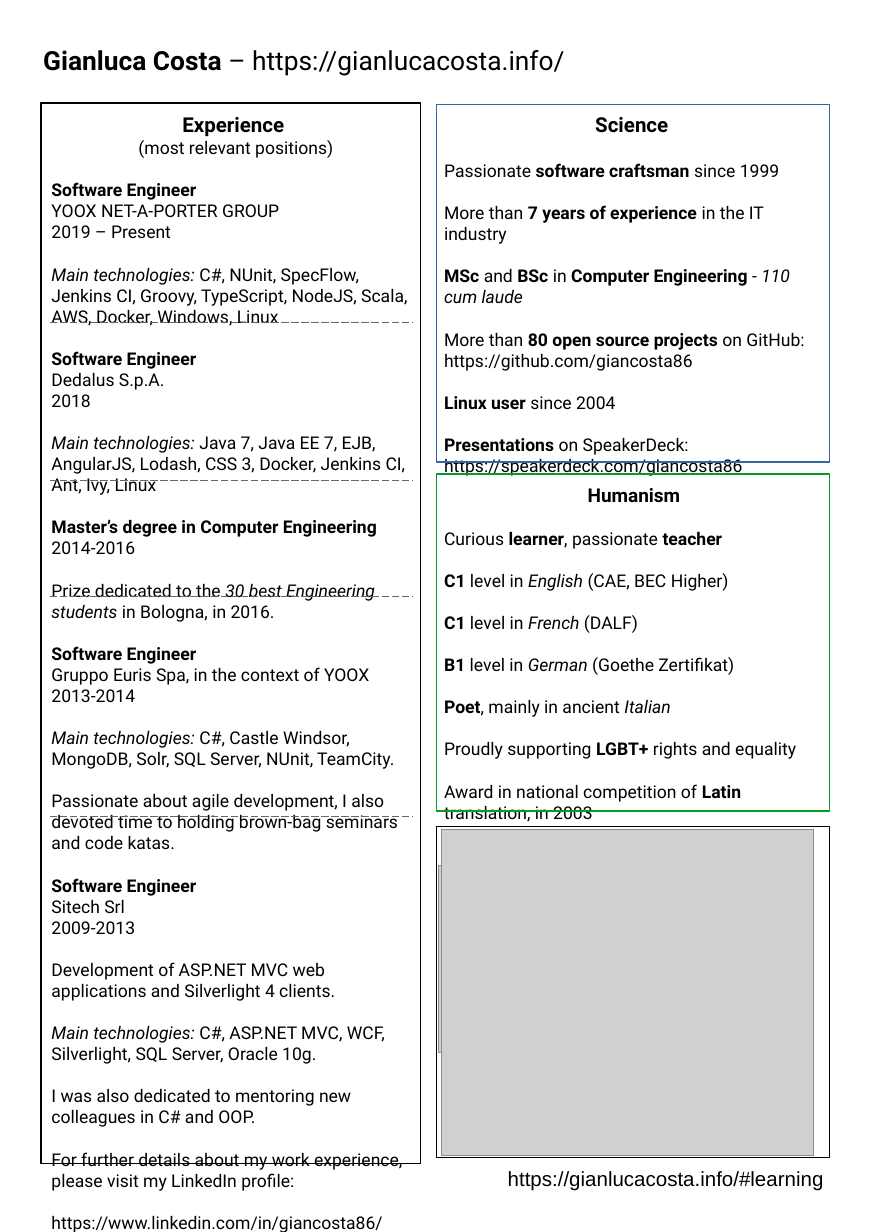
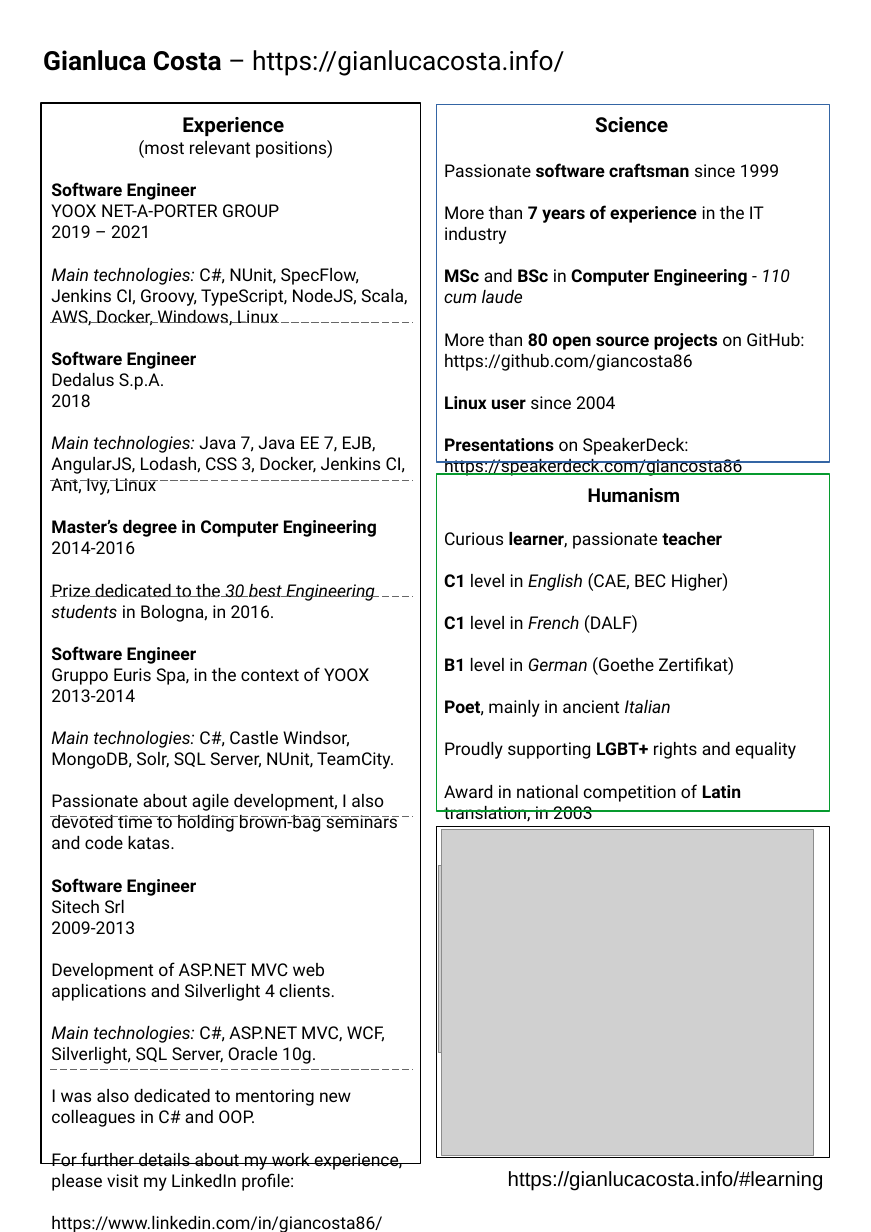
Before and after one commit to giancosta86/giancosta86.github.io, a slide deck: slide 1 of cv_costa_en.odp. Drawn at 871x1232 pixels with LibreOffice and Linux fonts; fonts in the diff are those of the drawing; grey boxes stand for pictures. Boxes give left, top, right and bottom in pixels: in the first picture for what was removed or moved away, otherwise in the second. Text is boxed around its words. In the diff, an @@ line names an element or a change of style, - is before the commit and + after.

```diff
--- a/cv_costa_en.odp
+++ b/cv_costa_en.odp
@@ text at <box>51,182,407,326</box>: text changed @@
-Software Engineer
-YOOX NET-A-PORTER GROUP
-2019 – Present
-Main technologies: C#, NUnit, SpecFlow, Jenkins CI, Groovy, TypeScript, NodeJS, Scala, AWS, Docker, Windows, Linux
+Software Engineer
+YOOX NET-A-PORTER GROUP
+2019 – 2021
+Main technologies: C#, NUnit, SpecFlow, Jenkins CI, Groovy, TypeScript, NodeJS, Scala, AWS, Docker, Windows, Linux
@@ line added from (51, 1069) to (413, 1069), #666666 0 pt @@
```
Also in this commit, not shown: 1 other file.
